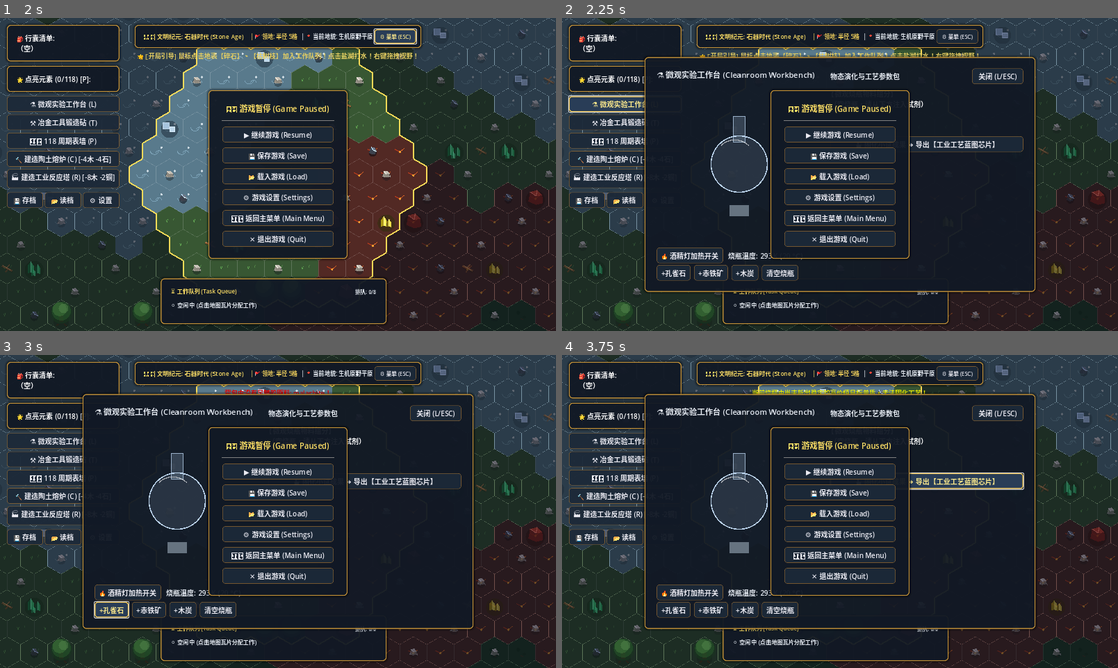
Above: before the commit, frames 1-4 (two rows, left to right).
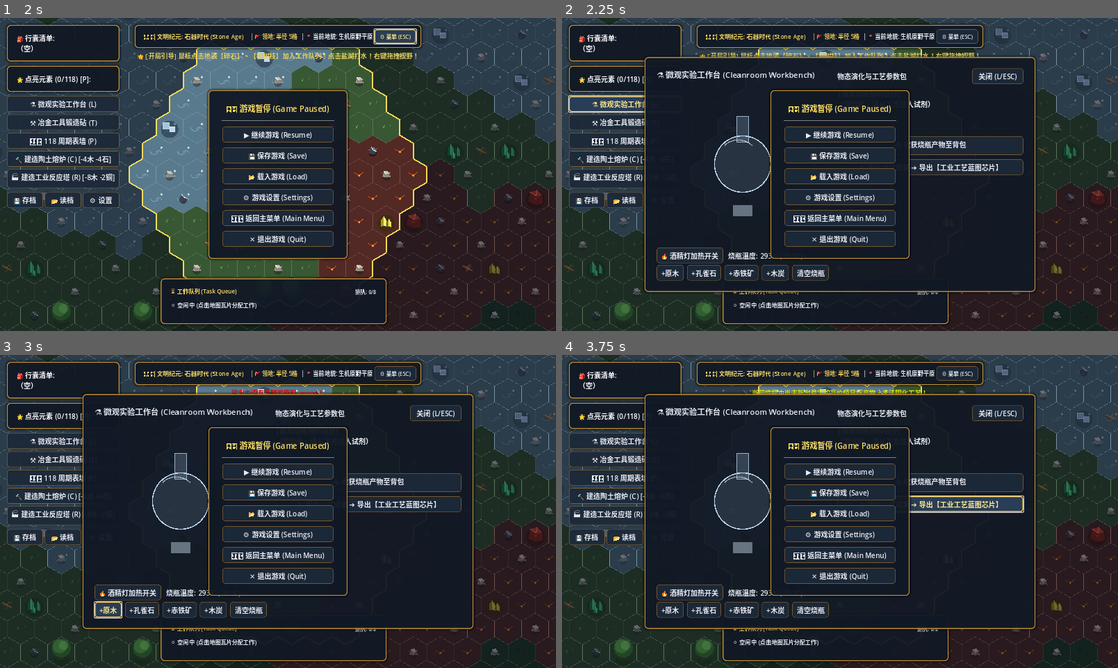
Above: after the commit, the same moments.

Repository: imlinhanchao/elemental-earth-2d
Game: Godot game, scene res://src/scenes/main_menu.tscn
Same seed, same stepped clock (60 frames per second), same inputs: the game is played once before the commit and once after it.
Inputs (mouse positions are in pixels of both pictures, inside the frame that each line leads up to):
- Up to frame 1 (2 s): click "✨ 新的游戏 (New Game)" at 0.5 s; click "⚙️ 菜单 (ESC)" at 1.25 s
- Up to frame 2 (2.25 s): click "⚗️ 微观实验工作台 (L)" at 2 s
- Up to frame 3 (3 s): click (105, 608) at 2.75 s, where only the run after the commit has a clickable "+原木"
- Up to frame 4 (3.75 s): click "💾 固化小试成果 ➔ 导出【工业工艺蓝图芯片】" at 3.5 s

Frame 1 is identical in both runs. In frame 2, 1.9% of the frame differs, in the area x 18-83%, y 17-84%; in frame 3, 2.1%; in frame 4, 3.6%, in the area x 18-84%, y 10-84%.

Commit message:
feat(lab): obtain charcoal via experimental dry distillation instead of tool crafting

Diff:
--- a/data/crafting.json
+++ b/data/crafting.json
@@ -40,20 +40,6 @@
     "notice": "⛏️ 制作成功！装备【粗制石镐】，现在可以前往矿脉开采孔雀石/赤铁矿！"
   },
   {
-    "key": "primitive_charcoal",
-    "name": "土法闷炭",
-    "type": "item",
-    "result_item": "charcoal",
-    "result_quantity": 2,
-    "required_items": [
-      {
-        "key": "wood",
-        "quantity": 2
-      }
-    ],
-    "notice": "🔥 原始火塘闷烧完成: 消耗原木 x2 焖制出【木炭 x2】！可用作熔炉燃料！"
-  },
-  {
     "key": "copper_pickaxe",
     "name": "纯铜地质镐",
     "slot": "pickaxe",
--- a/data/formula.json
+++ b/data/formula.json
@@ -1,41 +1,37 @@
 [
   {
     "key": "charcoal_production",
-    "name": "制作木炭",
-    "description": "将木材放入干馏装置中进行干馏，得到木炭和可燃气体。",
-    "time_required": 30,
-    "required_container": "clay_pot",
-    "required_actions": {
-      "key": "dry_distillation",
-      "min": 1
-    },
+    "name": "木材干馏制备木炭",
+    "description": "木材在隔绝空气条件下加热热解干馏，分解出固体木炭与一氧化碳气体。",
+    "min_temp": 500.0,
+    "time_required": 1.0,
+    "required_container": [
+      "flask",
+      "clay_pot",
+      "crucible",
+      "furnace",
+      "kiln"
+    ],
     "required_items": [
       {
         "key": "wood",
-        "quantity": 1,
+        "quantity": 1.0,
         "isMain": true
       }
     ],
     "products": [
       {
         "key": "charcoal",
-        "multiple": 1
+        "quantity": 1.0,
+        "multiple": 1.0
       },
       {
         "key": "carbon_monoxide",
-        "multiple": 1,
-        "required_chain_operation": "gas_collecting"
-      },
-      {
-        "key": "wood_ash",
-        "multiple": 1
-      }
-    ],
-    "required_techs": [
-      "pottery"
-    ],
-    "fragment_description": "在封闭环境下对#wood#进行$dry_distillation$，利用热解反应将其转化为#charcoal#并释放#carbon_monoxide#与#wood_ash#。",
-    "required_era": "alchemy"
+        "quantity": 0.5,
+        "multiple": 0.5
+      }
+    ],
+    "required_era": "stone"
   },
   {
     "name": "制作粘土",
--- a/src/ui/lab_workbench_modal.gd
+++ b/src/ui/lab_workbench_modal.gd
@@ -7,6 +7,7 @@
 
 @onready var vessel_draw = $Margin/HBox/LeftView/VesselDrawArea
 @onready var btn_burner = $Margin/HBox/LeftView/Controls/BtnBurner
+@onready var btn_collect_prods = $Margin/HBox/RightView/BtnCollectProducts
 @onready var btn_export_bp = $Margin/HBox/RightView/BtnExportBlueprint
 @onready var contents_label = $Margin/HBox/RightView/ContentsLabel
 @onready var log_label = $Margin/HBox/RightView/LogLabel
@@ -25,11 +26,14 @@
 
 	btn_close.pressed.connect(func(): visible = false)
 	btn_burner.toggled.connect(_on_burner_toggled)
+	btn_collect_prods.pressed.connect(_on_collect_products_pressed)
 	btn_export_bp.pressed.connect(_on_export_blueprint_pressed)
 	vessel_draw.draw.connect(_on_vessel_draw)
 	GameState.solver.reaction_occurred.connect(_on_reaction_occurred)
 
 	var bar = $Margin/HBox/LeftView/ReagentBar
+	if bar.has_node("BtnAddWood"):
+		bar.get_node("BtnAddWood").pressed.connect(func(): add_reagent("wood", 1.0))
 	bar.get_node("BtnAddMalachite").pressed.connect(func(): add_reagent("malachite", 1.0))
 	bar.get_node("BtnAddIron").pressed.connect(func(): add_reagent("iron_ore", 1.0))
 	bar.get_node("BtnAddCharcoal").pressed.connect(func(): add_reagent("charcoal", 1.0))
@@ -70,6 +74,8 @@
 		solution_color = solution_color.lerp(Color(0.65, 0.25, 0.18, 0.8), 0.05)  # 铁红深暗
 	elif lab_vessel.has_substance("charcoal", 0.1):
 		solution_color = solution_color.lerp(Color(0.2, 0.2, 0.22, 0.9), 0.05)    # 悬浮炭黑
+	elif lab_vessel.has_substance("wood", 0.1):
+		solution_color = solution_color.lerp(Color(0.5, 0.35, 0.2, 0.75), 0.05)   # 悬浮木质棕
 	else:
 		solution_color = solution_color.lerp(Color(0.85, 0.92, 1.0, 0.25), 0.05) # 清澈水色
 
@@ -146,14 +152,34 @@
 
 func _on_export_blueprint_pressed() -> void:
 	# 检查当前烧瓶中是否成功合成出有价值的目标物
-	if lab_vessel.has_substance("copper", 0.5):
+	if lab_vessel.has_substance("charcoal", 0.5):
+		var bp = ProcessBlueprint.new("bp_charcoal", "工业木材干馏制炭", {"wood": 1.0}, {"charcoal": 1.0}, 500.0)
+		GameState.unlock_blueprint(bp)
+	elif lab_vessel.has_substance("copper", 0.5):
 		var bp = ProcessBlueprint.new("bp_smelt_copper", "工业连续熔炼金属铜", {"malachite": 1.0, "charcoal": 0.5}, {"copper": 0.9}, 850.0)
 		GameState.unlock_blueprint(bp)
 	elif lab_vessel.has_substance("iron", 0.5):
 		var bp = ProcessBlueprint.new("bp_smelt_iron", "工业高炉连续炼铁", {"iron_ore": 1.0, "charcoal": 1.5}, {"iron": 1.0}, 900.0)
 		GameState.unlock_blueprint(bp)
 	else:
-		GameState.post_notice("当前烧瓶中尚未析出稳定的高价值目标单质，无法固化工艺！", Color.YELLOW)
+		GameState.post_notice("当前烧瓶中尚未析出稳定的高价值目标产物，无法固化工艺！", Color.YELLOW)
+
+func _on_collect_products_pressed() -> void:
+	var collected_any = false
+	var collectable_keys = ["charcoal", "copper", "iron", "carbon_monoxide", "wood_ash"]
+	for k in collectable_keys:
+		if lab_vessel.has_substance(k, 0.1):
+			var amount = lab_vessel.consume_substance(k, 999.0)
+			var int_amt = int(ceil(amount))
+			if int_amt > 0:
+				GameState.inventory.add_item(k, int_amt)
+				var iname = DataDB.get_item(k).get("name", k)
+				_add_log("📥 收获实验产物: %s x%d 已入库" % [iname, int_amt])
+				GameState.post_notice("📥 实验收获: %s x%d 已收入背包！" % [iname, int_amt], Color(0.3, 0.9, 0.5))
+				collected_any = true
+	if not collected_any:
+		GameState.post_notice("烧瓶内没有可收获的反应产物！", Color.YELLOW)
+	_refresh_ui()
 
 func _add_log(msg: String) -> void:
 	if log_label:
--- a/src/ui/lab_workbench_modal.tscn
+++ b/src/ui/lab_workbench_modal.tscn
@@ -57,6 +57,10 @@
 layout_mode = 2
 theme_override_constants/separation = 8
 
+[node name="BtnAddWood" type="Button" parent="Margin/HBox/LeftView/ReagentBar"]
+layout_mode = 2
+text = "+原木"
+
 [node name="BtnAddMalachite" type="Button" parent="Margin/HBox/LeftView/ReagentBar"]
 layout_mode = 2
 text = "+孔雀石"
@@ -99,6 +103,10 @@
 layout_mode = 2
 text = "【微观烧瓶物料组分】\n（空烧瓶）"
 
+[node name="BtnCollectProducts" type="Button" parent="Margin/HBox/RightView"]
+layout_mode = 2
+text = "📥 收获烧瓶产物至背包"
+
 [node name="BtnExportBlueprint" type="Button" parent="Margin/HBox/RightView"]
 layout_mode = 2
 text = "💾 固化小试成果 ➔ 导出【工业工艺蓝图芯片】"
--- a/src/ui/tool_craft_modal.gd
+++ b/src/ui/tool_craft_modal.gd
@@ -21,13 +21,11 @@
 func _bind_buttons() -> void:
 	var b_flint_axe = craft_list.get_node("BtnFlintAxe")
 	var b_stone_pick = craft_list.get_node("BtnStonePick")
-	var b_make_charcoal = craft_list.get_node("BtnMakeCharcoal")
 	var b_copper_pick = craft_list.get_node("BtnCopperPick")
 	var b_iron_pick = craft_list.get_node("BtnIronPick")
 
 	b_flint_axe.pressed.connect(_craft_flint_axe)
 	b_stone_pick.pressed.connect(_craft_stone_pick)
-	b_make_charcoal.pressed.connect(_craft_primitive_charcoal)
 	b_copper_pick.pressed.connect(_craft_copper_pick)
 	b_iron_pick.pressed.connect(_craft_iron_pick)
 
@@ -51,9 +49,6 @@
 	if GameState.craft_tool("stone_pickaxe"):
 		_refresh_ui()
 
-func _craft_primitive_charcoal() -> void:
-	GameState.craft_tool("primitive_charcoal")
-
 func _craft_copper_pick() -> void:
 	if GameState.craft_tool("copper_pickaxe"):
 		_refresh_ui()
--- a/src/ui/tool_craft_modal.tscn
+++ b/src/ui/tool_craft_modal.tscn
@@ -71,10 +71,6 @@
 layout_mode = 2
 text = "⛏️ 制作【粗制石镐】 (断枝 x3, 碎石 x3) ➔ 解锁开采坚硬矿脉能力"
 
-[node name="BtnMakeCharcoal" type="Button" parent="Margin/VBox/Scroll/CraftList"]
-layout_mode = 2
-text = "🔥 土法闷火焖炭 (原木 x2) ➔ 获得【木炭 x2】(熔炉燃料)"
-
 [node name="Sec2" type="Label" parent="Margin/VBox/Scroll/CraftList"]
 layout_mode = 2
 theme_override_colors/font_color = Color(1, 0.8, 0.4, 1)
--- a/tests/test_chemistry.gd
+++ b/tests/test_chemistry.gd
@@ -61,6 +61,23 @@
 	print(" -> 纯净元素识别: 氧单质元素序数 = #%d" % elem_o)
 	assert(elem_o == 8, "氧元素序号匹配错误!")
 
+	# 4. 测试案例 C: 木材干馏制备木炭测试
+	print("\n[测试 3] 木材热解干馏制备木炭测试:")
+	var flask = MixtureBuffer.new()
+	flask.container_type = "flask"
+	flask.add_substance("wood", 2.0)
+	flask.temperature = 293.15 # 室温
+	var res_wood_cold = solver.solve(flask, 1.0)
+	assert(not res_wood_cold["occurred"], "木材室温不应自发干馏炭化!")
+
+	# 升温至 550K (约 277℃，木材热解温度)
+	flask.temperature = 550.0
+	var res_wood_hot = solver.solve(flask, 1.0)
+	print(" -> 高温 (550K) 热解反应检测: ", res_wood_hot["reactions"])
+	print(" -> 实验烧瓶内产物: ", flask.components)
+	assert(flask.has_substance("charcoal"), "未能成功热解干馏出木炭!")
+	assert(flask.get_moles("charcoal") >= 1.0, "木炭产出摩尔量错误!")
+
 	print("\n========================================")
 	print("🎉 所有唯象化学核心逻辑与数据加载测试 100% 通过!")
 	print("========================================\n")
Binary file changed: screenshot_current.png
Not shown, changed: AGENTS.md
